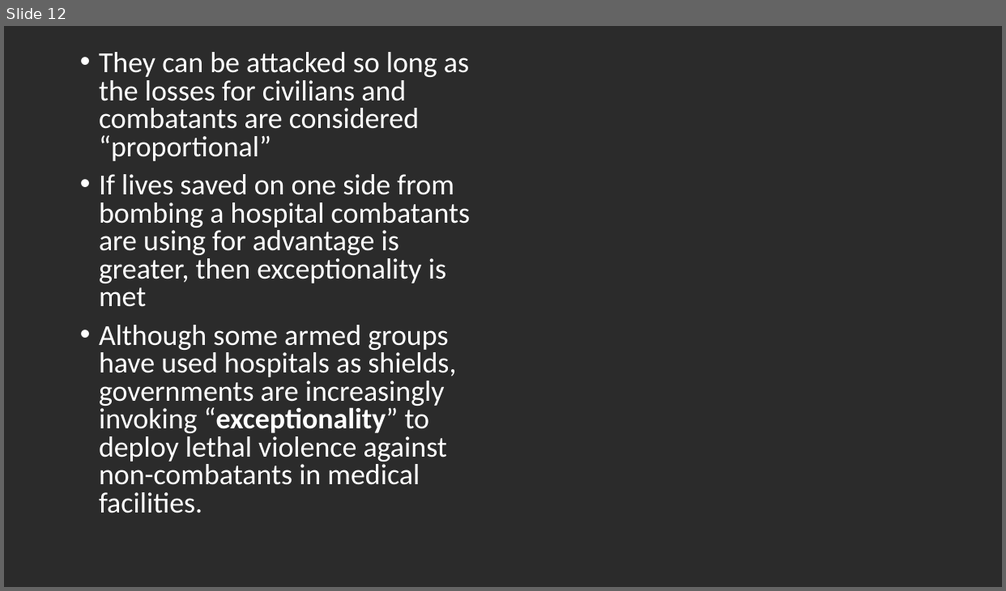
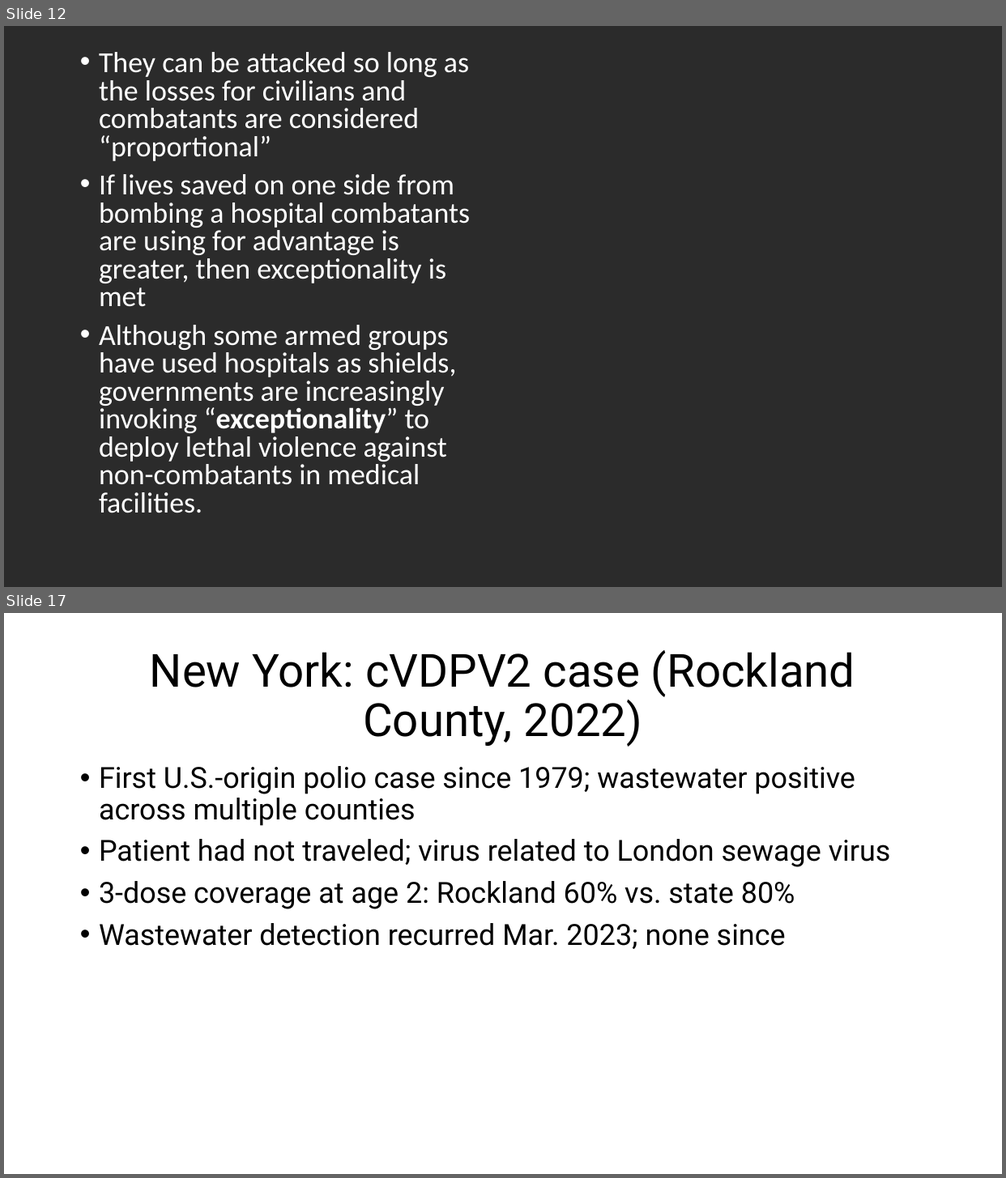
Before and after one commit to tstallins/tstallins.github.io, a slide deck: courses/261/politicalonline.pptx. Shown one above the other, each under a label of ours: slide 12 before the commit, slides 12 and 17 after it; the slides between them are not shown. The pictures are 1006x591 and 1006x1178 pixels, drawn with LibreOffice and Linux fonts; fonts in the diff are those of the drawing; background and template pictures are left out; a plain dark background stands for a picture behind light text. Boxes give left, top, right and bottom in pixels: in the first picture for what was removed or moved away, otherwise in the second. Text is boxed around its words. In the diff, an @@ line names an element or a change of style, - is before the commit and + after.

```diff
--- a/courses/261/politicalonline.pptx
+++ b/courses/261/politicalonline.pptx
@@ slide 17 added at [4,613,1002,1174], background #FFFFFF @@
@@ title added at [150,650,855,747], 44 pt, text #000000 @@
+New York: cVDPV2 case (Rockland County, 2022)
@@ text added at [99,766,891,949], 28 pt, text #000000 @@
+• First U.S.-origin polio case since 1979; wastewater positive across multiple counties
+• Patient had not traveled; virus related to London sewage virus
+• 3-dose coverage at age 2: Rockland 60% vs. state 80%
+• Wastewater detection recurred Mar. 2023; none since
```
Also in this commit, not shown: 9 other slides added.
